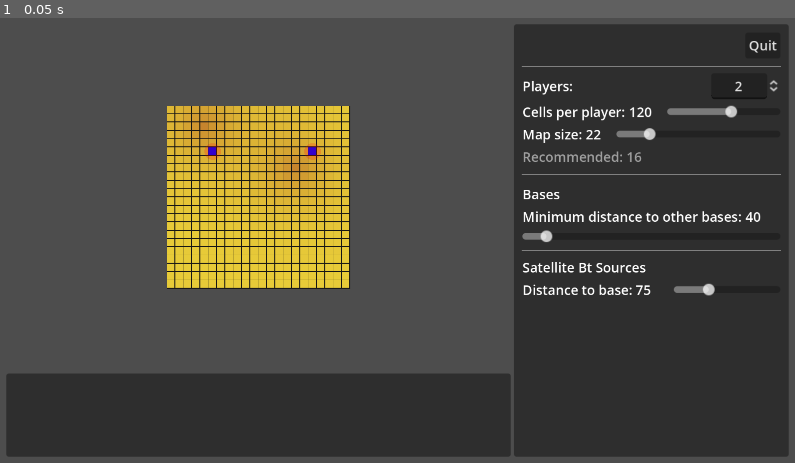
Above: before the commit, frame 1.
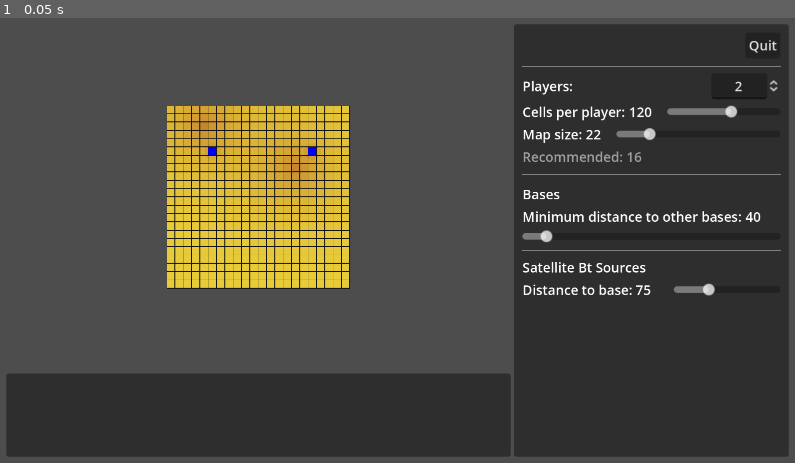
Above: after the commit, the same moment.

Repository: wadcom/kisarra-mapgen
Game: Godot game, scene res://main.tscn
Two runs of this game, one before a commit and one after it. Both use one fixed random seed, a clock stepped at 60 frames per second and the inputs below.
Inputs:
- Up to frame 1 (0.05 s): no input

The runs differ from the first frame. In frame 1, 0.1% of the frame differs, in the area x 25-41%, y 28-32%.

Commit message:
Make exclusion areas gray

Diff:
--- a/map_area.gd
+++ b/map_area.gd
@@ -74,7 +74,7 @@
 		exclusion_area.position = \
 			p * _globals.PIXELS_PER_CELL_SIDE + Vector2.ONE * (_globals.PIXELS_PER_CELL_SIDE / 2.0)
 		exclusion_area.set_radius(params.base_placement.min_dist_to_other_bases)
-		exclusion_area.modulate = Color(Color.RED, 0.2)
+		exclusion_area.modulate = Color(Color.BLACK, 0.05)
 		$Constraints.add_child(exclusion_area)
 
 
